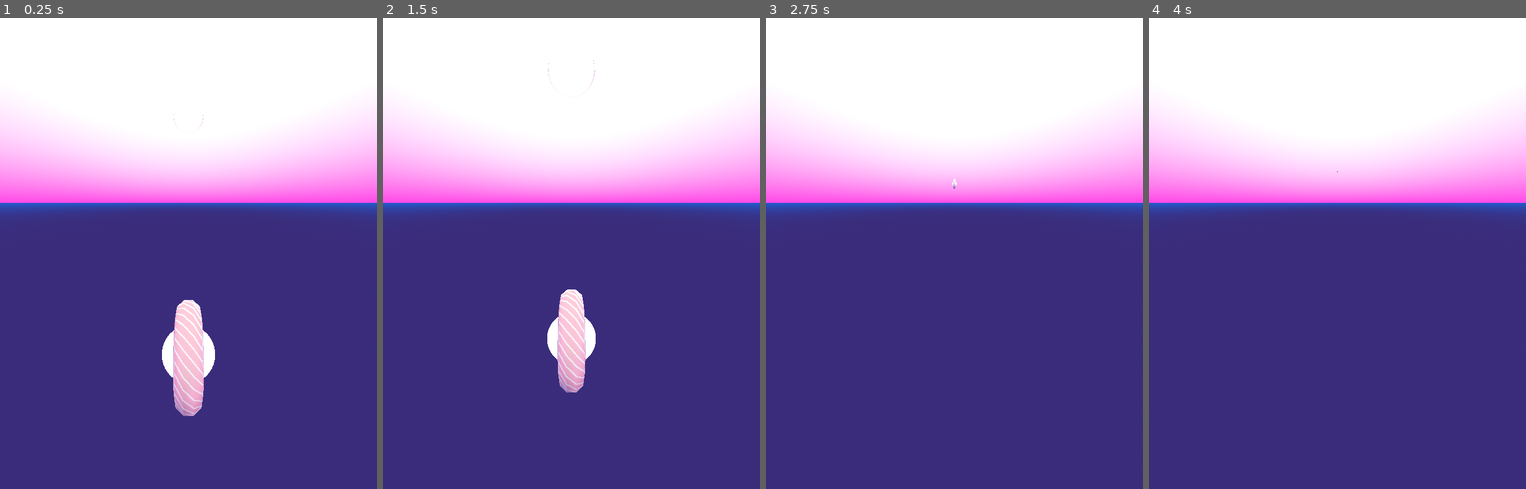
Above: before the commit, frames 1-4 (left to right).
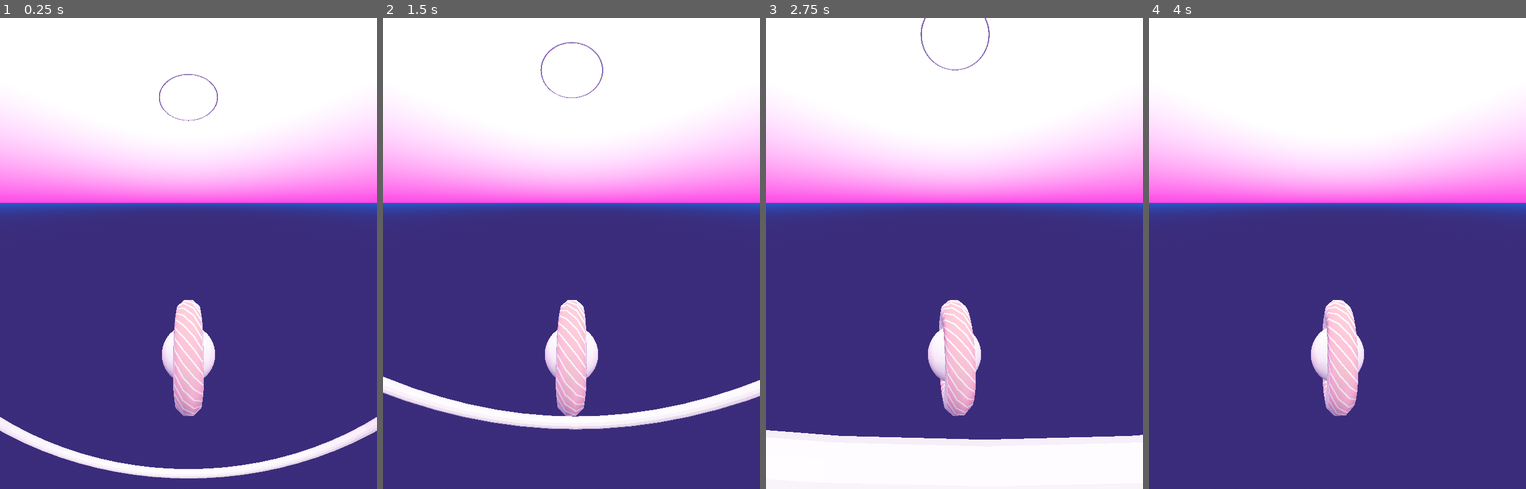
Above: after the commit, the same moments.

Repository: nergnezor/wheel
Game: Godot game, scene res://node_3d.tscn
The game is run twice, just before and just after one commit, with the same random seed, the same clock (stepped at 60 frames per second) and the same inputs.
Inputs (mouse positions are in pixels of both pictures, inside the frame that each line leads up to):
- Up to frame 1 (0.25 s): no input
- Up to frame 2 (1.5 s): move the mouse to (654, 229) at 0.52 s; hold Right (ui_right) 0.53-1.28 s; click (654, 229) at 0.67 s; move the mouse to (496, 277) at 1.27 s; hold Down (ui_down) from 1.28 s (still down); click (496, 277) at 1.42 s
- Up to frame 3 (2.75 s): move the mouse to (992, 149) at 2.02 s; release Down (ui_down) at 2.03 s; hold Right (ui_right) from 2.03 s (still down); click (992, 149) at 2.17 s
- Up to frame 4 (4 s): move the mouse to (1318, 347) at 2.77 s; release Right (ui_right) at 2.78 s; hold Up (ui_up) 2.78-3.53 s; click (1318, 347) at 2.92 s; move the mouse to (1450, 324) at 3.52 s; hold Left (ui_left) from 3.53 s (still down); click (1450, 324) at 3.67 s

The runs differ from the first frame. In frame 1, 2.6% of the frame differs, in the area x 0-100%, y 11-98%; in frame 2, 4.7%; in frame 3, 14%, in the area x 0-100%, y 0-100%; in frame 4, 2.4%.

Commit message:
rotational force

Diff:
--- a/node_3d.tscn
+++ b/node_3d.tscn
@@ -48,9 +48,10 @@
 
 [sub_resource type="StandardMaterial3D" id="StandardMaterial3D_f03vi"]
 
-[sub_resource type="CylinderShape3D" id="CylinderShape3D_vu21p"]
-height = 0.4
-radius = 1.0
+[sub_resource type="StandardMaterial3D" id="StandardMaterial3D_n8p2k"]
+
+[sub_resource type="SphereMesh" id="SphereMesh_tm0dr"]
+material = SubResource("StandardMaterial3D_n8p2k")
 
 [sub_resource type="Shader" id="Shader_61uby"]
 code = "shader_type spatial;
@@ -98,48 +99,26 @@
 rings = 32
 ring_segments = 9
 
+[sub_resource type="SphereShape3D" id="SphereShape3D_s0qnu"]
+radius = 1.0
+
 [sub_resource type="SphereShape3D" id="SphereShape3D_qmwln"]
 radius = 0.3
 
-[sub_resource type="StandardMaterial3D" id="StandardMaterial3D_su6nl"]
-blend_mode = 1
-cull_mode = 1
-albedo_color = Color(1, 1, 0.501961, 1)
-metallic = 1.0
-metallic_specular = 1.0
-emission_enabled = true
-emission = Color(1, 0.6, 0.673333, 1)
-
-[sub_resource type="SphereMesh" id="SphereMesh_tm0dr"]
-material = SubResource("StandardMaterial3D_su6nl")
-
-[sub_resource type="ParticleProcessMaterial" id="ParticleProcessMaterial_t3rnj"]
-
-[sub_resource type="StandardMaterial3D" id="StandardMaterial3D_71fur"]
-transparency = 1
-blend_mode = 1
-cull_mode = 2
-albedo_color = Color(0, 0.866667, 0.870588, 1)
-emission_enabled = true
-emission = Color(1, 1, 0.607843, 1)
-emission_energy_multiplier = 16.0
-emission_operator = 1
-backlight = Color(1, 0.788235, 1, 1)
-
-[sub_resource type="SphereMesh" id="SphereMesh_ekp38"]
-material = SubResource("StandardMaterial3D_71fur")
-radius = 0.05
-height = 0.1
-radial_segments = 4
-rings = 4
-
 [sub_resource type="Curve3D" id="Curve3D_vtbks"]
 _data = {
-"points": PackedVector3Array(0, 0, 0, 0, 0, 0, 0, 0, 0, 0.000244141, -9.71484, -8.41953, -0.000244141, 9.71484, 8.41953, 0.00476074, -1.0794, 18.5661),
+"points": PackedVector3Array(0, 0, 0, 0, 0, 0, 0, 0, 0, 0.000244143, -5.90316, -6.512, -0.000244143, 5.90316, 6.512, 0.00476074, -1.0794, 18.5661),
 "tilts": PackedFloat32Array(0, 0)
 }
 point_count = 2
 
+[sub_resource type="Curve3D" id="Curve3D_ruckd"]
+_data = {
+"points": PackedVector3Array(0, 0, 0, 0, 0, 0, 0, 0, 0, 0.000244141, -6.48598, 24.7646, -0.000244141, 6.48598, -24.7646, 0.00476074, -17.769, -8.35699),
+"tilts": PackedFloat32Array(0, 0)
+}
+point_count = 2
+
 [node name="world" type="Node3D"]
 script = ExtResource("1_e0shj")
 
@@ -152,16 +131,17 @@
 
 [node name="MeshInstance3D" type="MeshInstance3D" parent="pipe"]
 transform = Transform3D(1, 0, 0, 0, 1, 0, 0, 0, 1, 2.08165e-12, 2.08165e-12, 2.08165e-12)
+visible = false
 transparency = 0.8
 mesh = SubResource("CylinderMesh_ee0p3")
 
 [node name="CollisionShape3D2" type="CollisionShape3D" parent="pipe"]
 transform = Transform3D(1, 0, 0, 0, 1, 0, 0, 0, 1, 2.08165e-12, 2.08165e-12, 2.08165e-12)
+visible = false
 shape = SubResource("ConcavePolygonShape3D_4dcsf")
 
 [node name="CSGTorus3D" type="CSGTorus3D" parent="pipe"]
 transform = Transform3D(1, -3.07049e-21, 0, 6.67038e-21, 1, 0, 0, 0, 1, 0, 0, 0)
-visible = false
 inner_radius = 5.0
 outer_radius = 5.2
 sides = 64
@@ -171,47 +151,29 @@
 
 [node name="player" type="RigidBody3D" parent="."]
 transform = Transform3D(1, -3.48787e-16, 3.48787e-16, 3.48787e-16, 1, -3.48787e-16, -3.48787e-16, 3.48787e-16, 1, 0, 0, 0)
-mass = 10000.0
+mass = 10.0
 contact_monitor = true
 script = ExtResource("1_i3lc8")
 
-[node name="CollisionShape3D" type="CollisionShape3D" parent="player"]
-transform = Transform3D(-4.37114e-08, -1, 0, 1, -4.37114e-08, 0, 0, 0, 1, 0, 0, 0)
-shape = SubResource("CylinderShape3D_vu21p")
-
-[node name="MeshInstance3D" type="MeshInstance3D" parent="player/CollisionShape3D"]
-transform = Transform3D(1, 1.21652e-31, 0, 1.21652e-31, 1, 0, -2.64698e-23, -2.64698e-23, 1, 0, 0, 0)
+[node name="MeshInstance3D2" type="MeshInstance3D" parent="player"]
+transform = Transform3D(1, -1.21652e-31, 0, -1.21652e-31, 1, 0, 0, 0, 1, 0, 0, 0)
+mesh = SubResource("SphereMesh_tm0dr")
+skeleton = NodePath("../orb")
+
+[node name="MeshInstance3D" type="MeshInstance3D" parent="player"]
+transform = Transform3D(-4.37114e-08, -1, 0, 1, -4.37114e-08, 0, -2.64698e-23, -2.64698e-23, 1, 0, 0, 0)
 mesh = SubResource("TorusMesh_wjap3")
 skeleton = NodePath("")
 
-[node name="OmniLight3D2" type="OmniLight3D" parent="player"]
-transform = Transform3D(0.998868, -0.0249079, 0.0405318, -0.0474404, -0.457848, 0.887764, -0.00355492, -0.888682, -0.458511, 0.6, 0, 0)
-visible = false
-
-[node name="OmniLight3D" type="OmniLight3D" parent="player"]
-transform = Transform3D(0.999628, -0.00106927, 0.0272675, -0.0227261, 0.520514, 0.853551, -0.0151058, -0.853853, 0.520296, -0.6, 0, 0)
-visible = false
-
-[node name="CollisionShape3D2" type="CollisionShape3D" parent="player"]
+[node name="wheel" type="CollisionShape3D" parent="player"]
+unique_name_in_owner = true
+transform = Transform3D(-4.37114e-08, -0.485, 0, 1, -2.12e-08, 0, 0, 0, 1, 0, 0, 0)
+shape = SubResource("SphereShape3D_s0qnu")
+
+[node name="orb" type="CollisionShape3D" parent="player"]
+unique_name_in_owner = true
+visible = false
 shape = SubResource("SphereShape3D_qmwln")
-
-[node name="MeshInstance3D" type="MeshInstance3D" parent="player/CollisionShape3D2"]
-mesh = SubResource("SphereMesh_tm0dr")
-
-[node name="OmniLight3D" type="OmniLight3D" parent="player/CollisionShape3D2/MeshInstance3D"]
-transform = Transform3D(1, -1.21652e-31, 0, -1.21652e-31, 1, 0, 0, 0, 1, 0, 0, 0)
-light_color = Color(1, 1, 0.792157, 1)
-light_energy = 1.434
-
-[node name="GPUParticlesAttractorSphere3D" type="GPUParticlesAttractorSphere3D" parent="player/CollisionShape3D2"]
-visible = false
-strength = 26.37
-
-[node name="GPUParticles3D" type="GPUParticles3D" parent="player/CollisionShape3D2/GPUParticlesAttractorSphere3D"]
-visible = false
-amount = 2527
-process_material = SubResource("ParticleProcessMaterial_t3rnj")
-draw_pass_1 = SubResource("SphereMesh_ekp38")
 
 [node name="camera" type="Camera3D" parent="."]
 transform = Transform3D(-1, 4.51568e-08, -7.48572e-08, 2.98655e-16, 0.856267, 0.516533, 8.74228e-08, 0.516533, -0.856267, 0, 4, -2.99)
@@ -233,5 +195,13 @@
 
 [node name="path" type="PathFollow3D" parent="track_1"]
 unique_name_in_owner = true
-transform = Transform3D(-1, -7.13091e-06, 5.56958e-06, -8.5296e-06, 0.94833, -0.31726, -3.0195e-06, -0.31726, -0.94833, 0.0045929, 0.0238156, 93.0817)
+transform = Transform3D(-1, 1.48843e-05, -0.000256017, 1.36424e-12, 0.998306, 0.0580397, 0.000256451, 0.0580397, -0.998306, 0, 0, 0)
+
+[node name="track_2" type="Path3D" parent="."]
+unique_name_in_owner = true
+transform = Transform3D(1, 0, 0, 0, 1, 0, 0, 0, 1, 2.08165e-12, 4.56116, 48.0983)
+curve = SubResource("Curve3D_ruckd")
+
+[node name="path" type="PathFollow3D" parent="track_2"]
+transform = Transform3D(-1, -0.000101765, 1.89926e-05, -8.10022e-05, 0.654925, -0.755683, 6.44644e-05, -0.755683, -0.654925, 0.005, 0, 0)
 progress = 99.6852
--- a/pipe.gd
+++ b/pipe.gd
@@ -1,6 +1,7 @@
 extends Node3D
 @onready var pipe = $pipe
-@onready var track = $track_1
+@onready var track_1 = $track_1
+@onready var track_2 = $track_2
 
 # const N_PIPES = 1000
 var tunnel_direction = Vector3(0, -1, 0)
@@ -8,19 +9,23 @@
 const TUNNEL_SEGMENT_HEIGHT = 1.0
 
 func _ready():
-	var path: PathFollow3D = track.get_child(0)
-	path.set_progress_ratio(1.0)
-	var track_length = path.get_progress()
-	var length = TUNNEL_SEGMENT_HEIGHT
-	while length < track_length:
-		var tunnel = pipe.duplicate()
-		var new_transform = path.transform
-		tunnel.transform = new_transform
+	var track_parts = [track_1, track_2]
+	for track in track_parts:
+		var track_location = track.transform.origin
+		var path: PathFollow3D = track.get_child(0)
+		path.set_progress_ratio(1.0)
+		var track_length = path.get_progress()
+		var length = TUNNEL_SEGMENT_HEIGHT
+		while length < track_length:
+			var tunnel = pipe.duplicate()
+			var new_transform = path.transform
+			new_transform.origin += track_location
+			tunnel.transform = new_transform
 
-		# Add 90 degrees to the x rotation
-		tunnel.rotate(Vector3(1, 0, 0), PI / 2)
-		add_child(tunnel)
-		path.set_progress(length)
-		length += TUNNEL_SEGMENT_HEIGHT
+			# Add 90 degrees to the x rotation
+			tunnel.rotate(Vector3(1, 0, 0), PI / 2)
+			add_child(tunnel)
+			path.set_progress(length)
+			length += TUNNEL_SEGMENT_HEIGHT
 
 	remove_child(pipe)
--- a/player.gd
+++ b/player.gd
@@ -6,6 +6,9 @@
 var gravity = ProjectSettings.get_setting("physics/3d/default_gravity")
 # var linear_velocity = Vector3()
 var start_transform
+var was_pressed = false
+var spin_direction = 1
+
 func _ready():
 	start_transform = transform
 
@@ -22,10 +25,11 @@
 
 	# Pause if space is pressed
 	if Input.is_mouse_button_pressed(MOUSE_BUTTON_LEFT):
-		# paused = !paused
-		# Add forward rotation force
-		apply_central_impulse(Vector3(0, 0, 1) * 100000)
-		print("Accelerate: ")
+		apply_torque(Vector3(1*spin_direction,0, 0) * 100)
+		was_pressed = true
+	elif was_pressed:
+		was_pressed = false
+#		spin_direction *= -1
 
 
 	if paused:
Not shown: 1 places in node_3d.tscn that only renumber resources
Not shown, changed: web/index.html
Not shown, changed: web/index.pck
